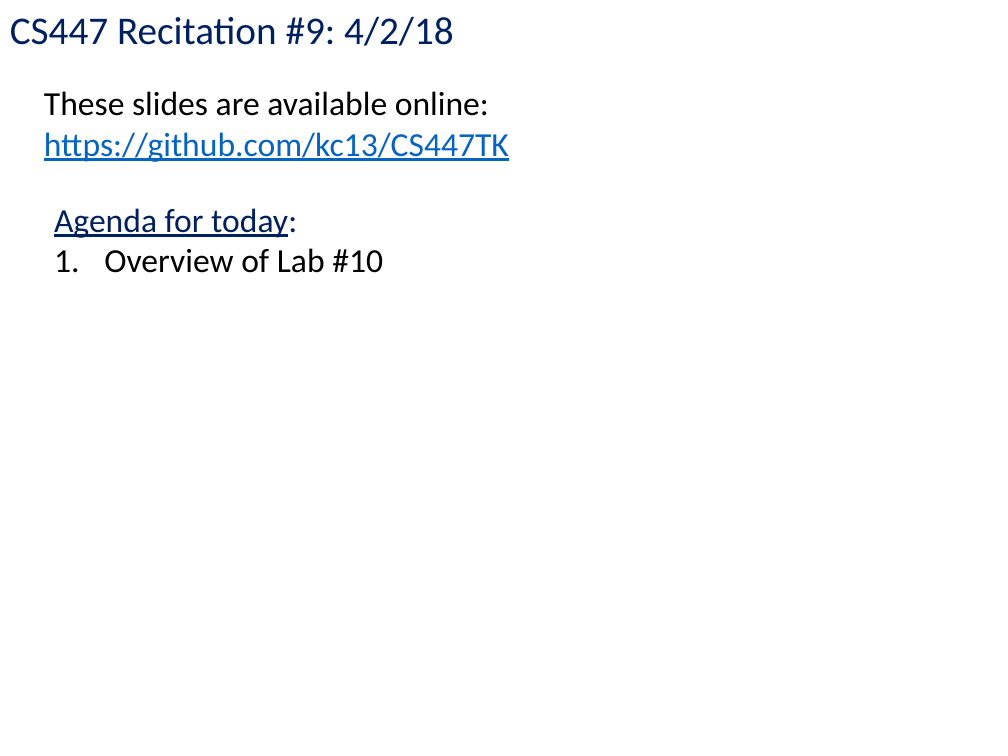
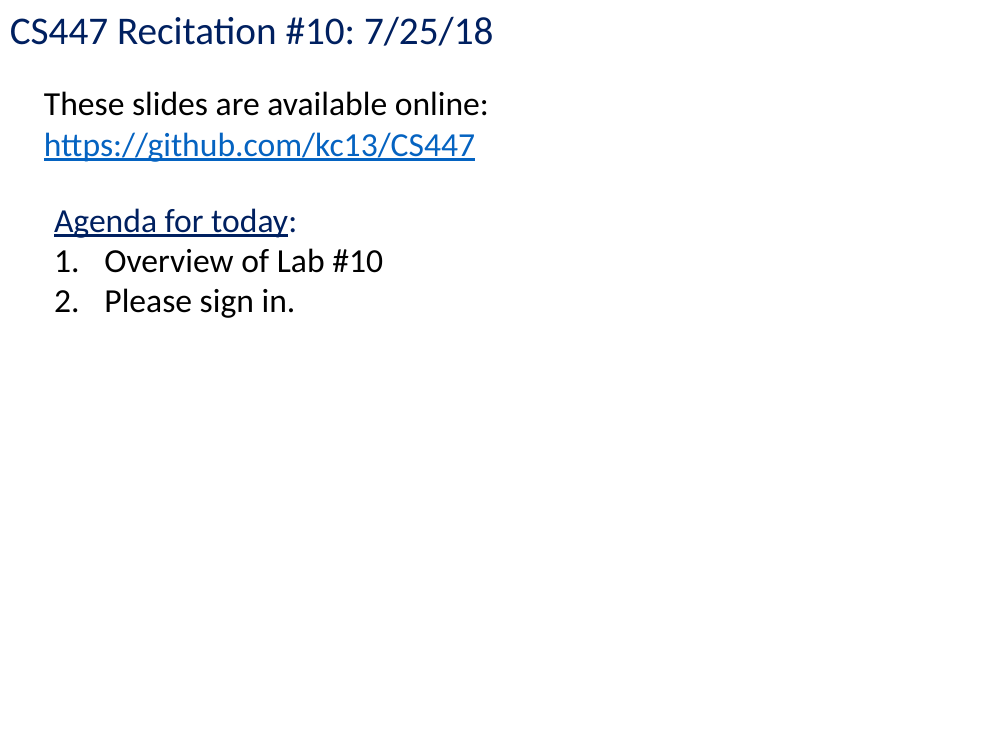
Before and after one commit to kc13/CS447_2018, a slide deck: slide 1 of cs447_rec_lab10_7_25_18.pptx. Drawn at 1008x756 pixels with LibreOffice and Linux fonts; fonts in the diff are those of the drawing. Boxes give left, top, right and bottom in pixels: in the first picture for what was removed or moved away, otherwise in the second. Text is boxed around its words. In the diff, an @@ line names an element or a change of style, - is before the commit and + after.

Commit message:
Lab #10: MiniMIPS, 7/25/18
corrected data

```diff
--- a/cs447_rec_lab10_7_25_18.pptx
+++ b/cs447_rec_lab10_7_25_18.pptx
@@ text at [10,16,493,46]: text changed @@
-CS447 Recitation #9: 4/2/18
+CS447 Recitation #10: 7/25/18
@@ text at [44,132,475,162]: text changed @@
-  https://github.com/kc13/CS447TK
+  https://github.com/kc13/CS447
@@ text at [104,288,296,318]: paragraph added @@
+2. Please sign in.
```
